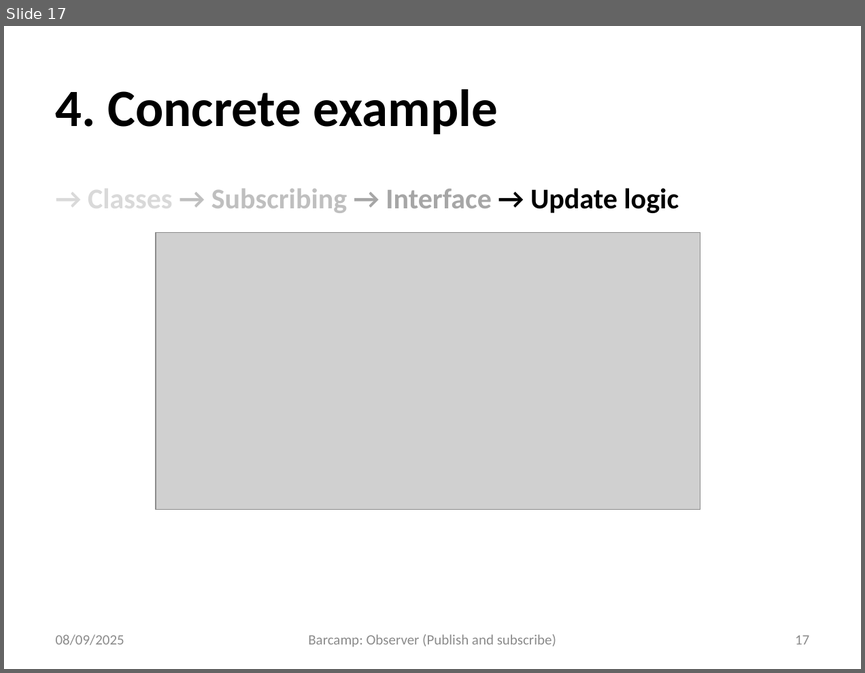
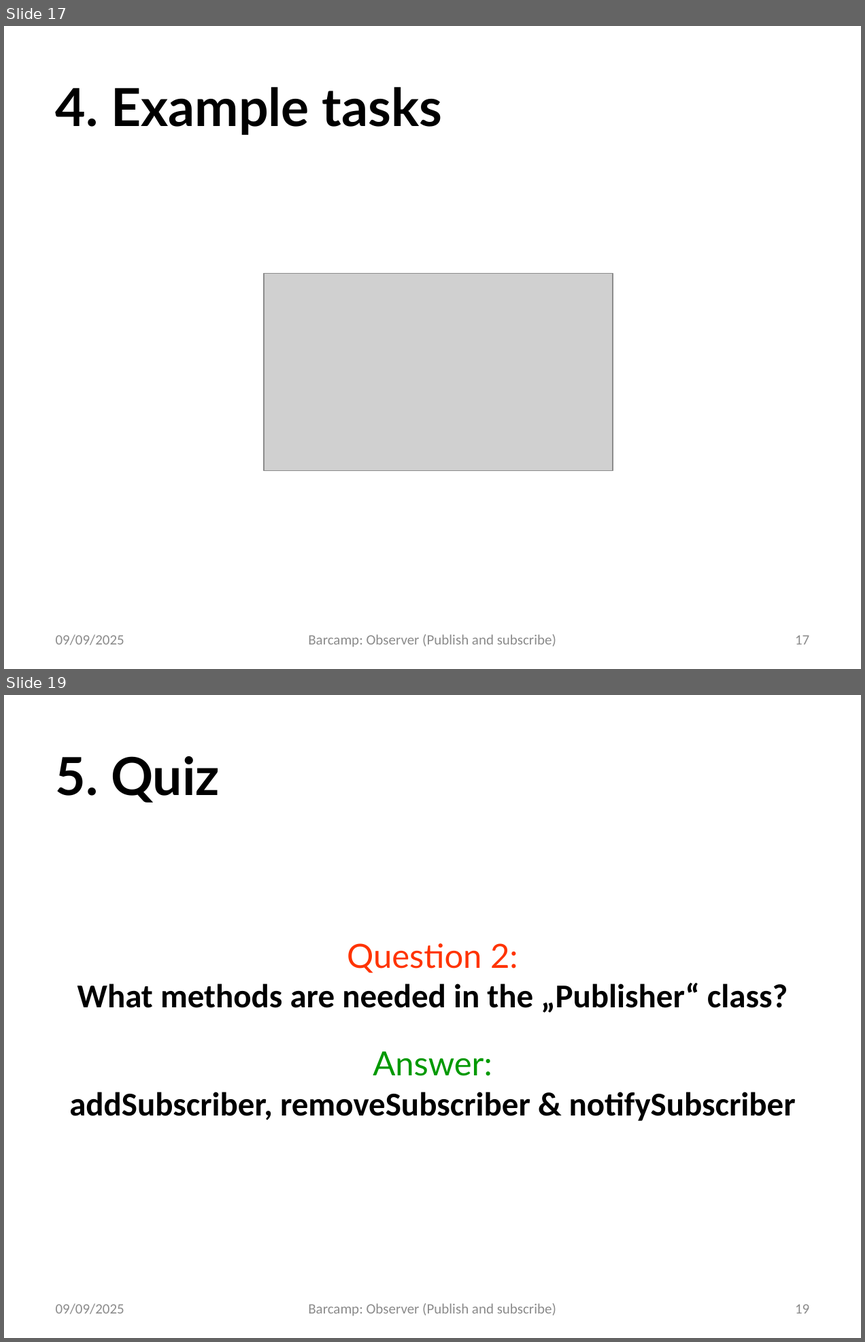
Before and after one commit to TheRealTRY1NG/Barcamp-Observer, a slide deck: 0-Presentation.pptx. Shown one above the other, each under a label of ours: slide 17 before the commit, slides 17 and 19 after it; the slides between them are not shown. The pictures are 865x673 and 865x1342 pixels, drawn with LibreOffice and Linux fonts; fonts in the diff are those of the drawing; grey boxes stand for pictures; background and template pictures are left out. Boxes give left, top, right and bottom in pixels: in the first picture for what was removed or moved away, otherwise in the second. Text is boxed around its words. In the diff, an @@ line names an element or a change of style, - is before the commit and + after.

```diff
--- a/0-Presentation.pptx
+++ b/0-Presentation.pptx
@@ slide 19 added at (4, 695, 861, 1338), background picture (left out) @@
@@ title added at (56, 756, 220, 802), 44 pt, text #000000, bold @@
+5. Quiz
@@ text added at (77, 943, 787, 1013), 28 pt, text #000000, bold @@
+Question 2:
+What methods are needed in the „Publisher“ class?
@@ text added at (69, 1051, 796, 1121), 28 pt, text #000000, bold @@
+Answer:
+addSubscriber, removeSubscriber & notifySubscriber
@@ text added at (56, 1303, 124, 1314), 12 pt, text #8C8C8C @@
+09/09/2025
@@ text added at (308, 1303, 556, 1316), 12 pt, text #8C8C8C @@
+Barcamp: Observer (Publish and subscribe)
@@ page number added at (795, 1304, 809, 1313), 12 pt, text #8C8C8C @@
+19
@@ slide 17 changed as well @@
@@ title at (56, 87, 442, 135): text changed; font Calibri to Lato @@
-4. Concrete example
+4. Example tasks
@@ text removed at (88, 182, 679, 216) @@
-→ Classes → Subscribing → Interface → Update logic
@@ picture removed at (156, 233, 700, 509) @@
@@ picture added at (264, 273, 613, 470) @@
@@ text at (56, 634, 124, 645): text changed @@
-08/09/2025
+09/09/2025
```
Also in this commit, not shown: 16 other slides changed, 3 other slides added.
